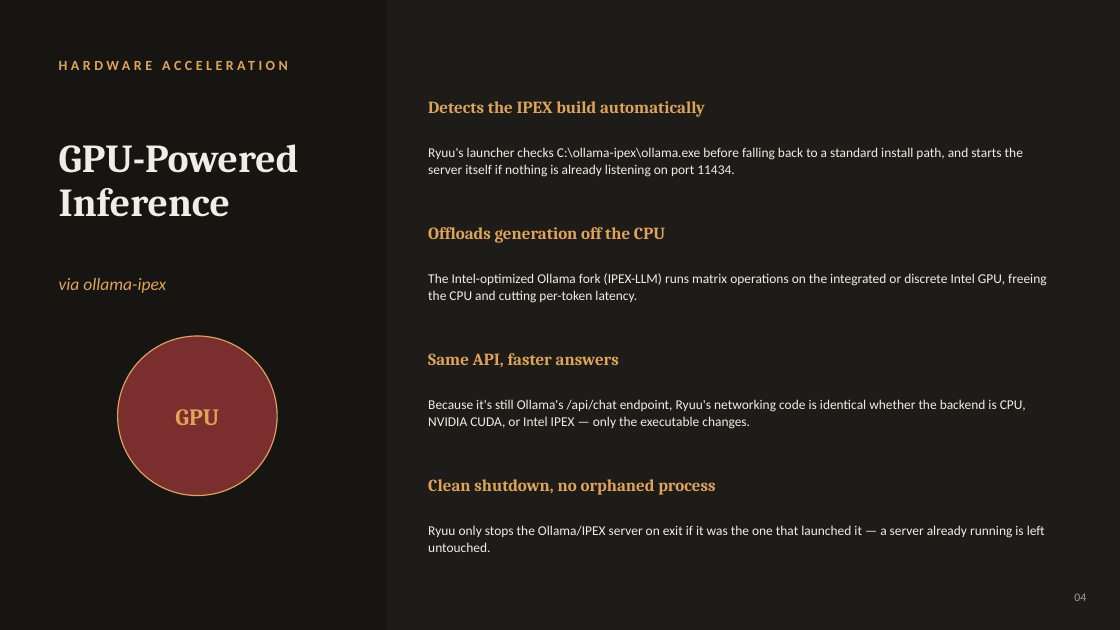
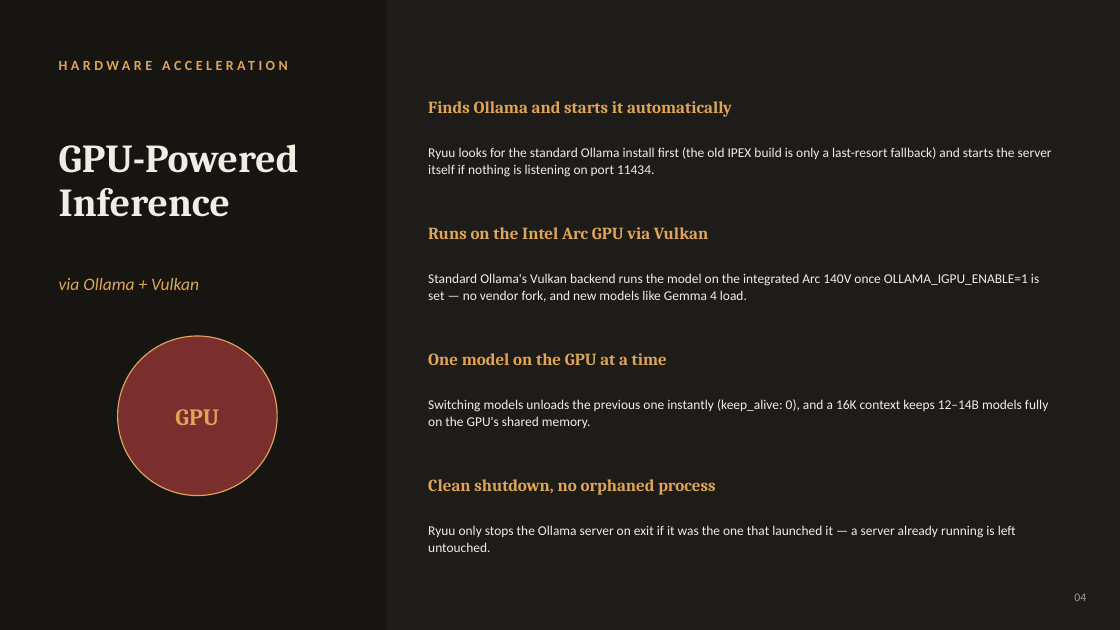
Before and after one commit to Adithya210207/ryuu-explainer-ai, a slide deck: slide 4 of Ryuu_Documentary.pptx. Drawn at 1120x630 pixels with LibreOffice and Linux fonts; fonts in the diff are those of the drawing. Boxes give left, top, right and bottom in pixels: in the first picture for what was removed or moved away, otherwise in the second. Text is boxed around its words. In the diff, an @@ line names an element or a change of style, - is before the commit and + after.

Commit message:
Update presentation decks and README with Vulkan GPU setup and troubleshooting guide

```diff
--- a/Ryuu_Documentary.pptx
+++ b/Ryuu_Documentary.pptx
@@ text at bbox=[428, 101, 732, 117]: text changed @@
-Detects the IPEX build automatically
+Finds Ollama and starts it automatically
@@ text at bbox=[428, 147, 1052, 177]: text changed @@
-Ryuu's launcher checks C:\ollama-ipex\ollama.exe before falling back to a standard install path, and starts the server itself if nothing is already listening on port 11434.
+Ryuu looks for the standard Ollama install first (the old IPEX build is only a last-resort fallback) and starts the server itself if nothing is listening on port 11434.
@@ text at bbox=[428, 227, 708, 239]: text changed @@
-Offloads generation off the CPU
+Runs on the Intel Arc GPU via Vulkan
@@ text at bbox=[59, 278, 199, 290]: text changed @@
-via ollama-ipex
+via Ollama + Vulkan
@@ text at bbox=[428, 273, 1039, 302]: text changed @@
-The Intel-optimized Ollama fork (IPEX-LLM) runs matrix operations on the integrated or discrete Intel GPU, freeing the CPU and cutting per-token latency.
+Standard Ollama's Vulkan backend runs the model on the integrated Arc 140V once OLLAMA_IGPU_ENABLE=1 is set — no vendor fork, and new models like Gemma 4 load.
@@ text at bbox=[428, 353, 667, 365]: text changed @@
-Same API, faster answers
+One model on the GPU at a time
@@ text at bbox=[428, 399, 1048, 428]: text changed @@
-Because it's still Ollama's /api/chat endpoint, Ryuu's networking code is identical whether the backend is CPU, NVIDIA CUDA, or Intel IPEX — only the executable changes.
+Switching models unloads the previous one instantly (keep_alive: 0), and a 16K context keeps 12–14B models fully on the GPU's shared memory.
@@ text at bbox=[428, 525, 1016, 552]: text changed @@
-Ryuu only stops the Ollama/IPEX server on exit if it was the one that launched it — a server already running is left untouched.
+Ryuu only stops the Ollama server on exit if it was the one that launched it — a server already running is left untouched.
```
Also in this commit, not shown: 10 other slides changed, 2 other files.
